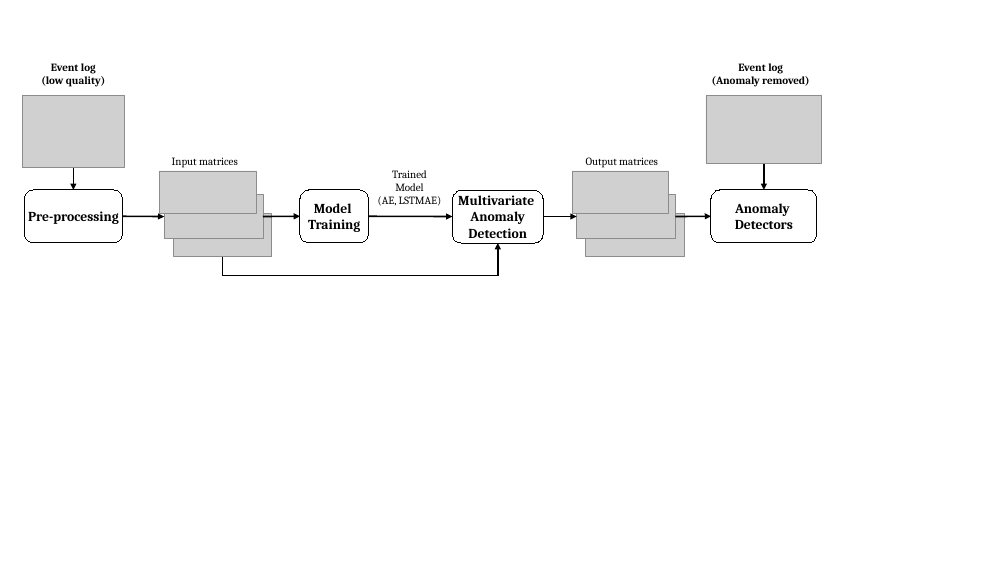
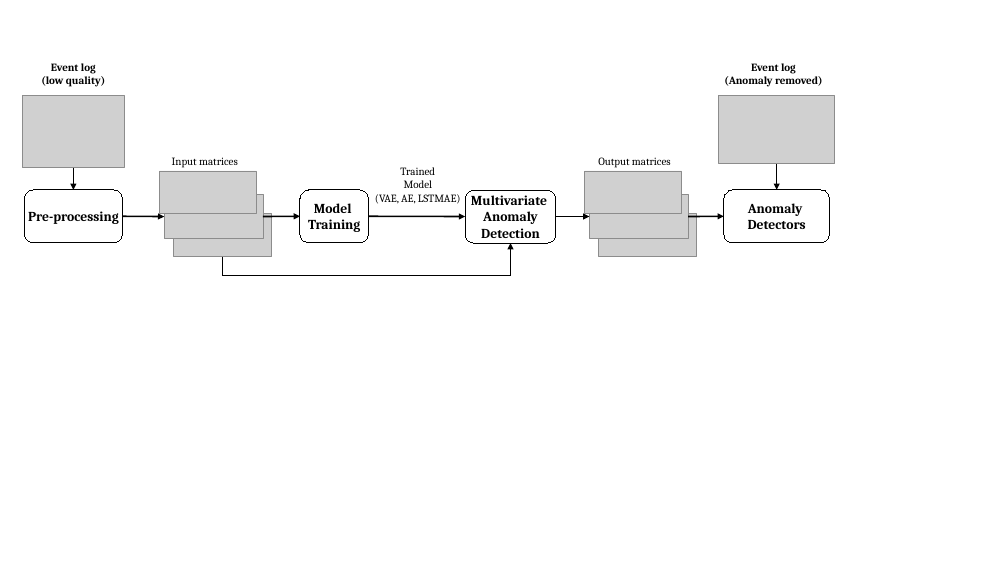
Before and after one commit to hoangnguyen3892/multivariate-anomaly-detection-for-event-logs, a slide deck: slide 2 of figs/figs.pptx. Drawn at 1008x567 pixels with LibreOffice and Linux fonts; fonts in the diff are those of the drawing; grey boxes stand for pictures. Boxes give left, top, right and bottom in pixels: in the first picture for what was removed or moved away, otherwise in the second. Text is boxed around its words. In the diff, an @@ line names an element or a change of style, - is before the commit and + after.

```diff
--- a/figs/figs.pptx
+++ b/figs/figs.pptx
@@ text "Output matrices": place and size @@
-text "Output matrices" at (586, 157, 658, 168)
+text "Output matrices" at (598, 157, 671, 168)
@@ text at (375, 194, 461, 204): text changed @@
-(AE, LSTMAE)
+(VAE, AE, LSTMAE)
@@ freeform shape "Anomaly": place and size @@
-freeform shape "Anomaly" at (712, 190, 817, 243)
+freeform shape "Anomaly" at (724, 190, 830, 243)
@@ arrow moved from (368, 216) - (452, 216) to (368, 216) - (465, 216) @@
@@ 4 pictures, 3 arrows, 1 freeform shape, 1 text: place and size @@
-4 pictures, 3 arrows, 1 freeform shape, 1 text at (452, 63, 822, 256)
+4 pictures, 3 arrows, 1 freeform shape, 1 text at (465, 63, 835, 256)
@@ elbow arrow moved from (222, 257) - (498, 243) to (222, 257) - (510, 243) @@
```
Also in this commit, not shown: 3 slides added, 6 other files.
